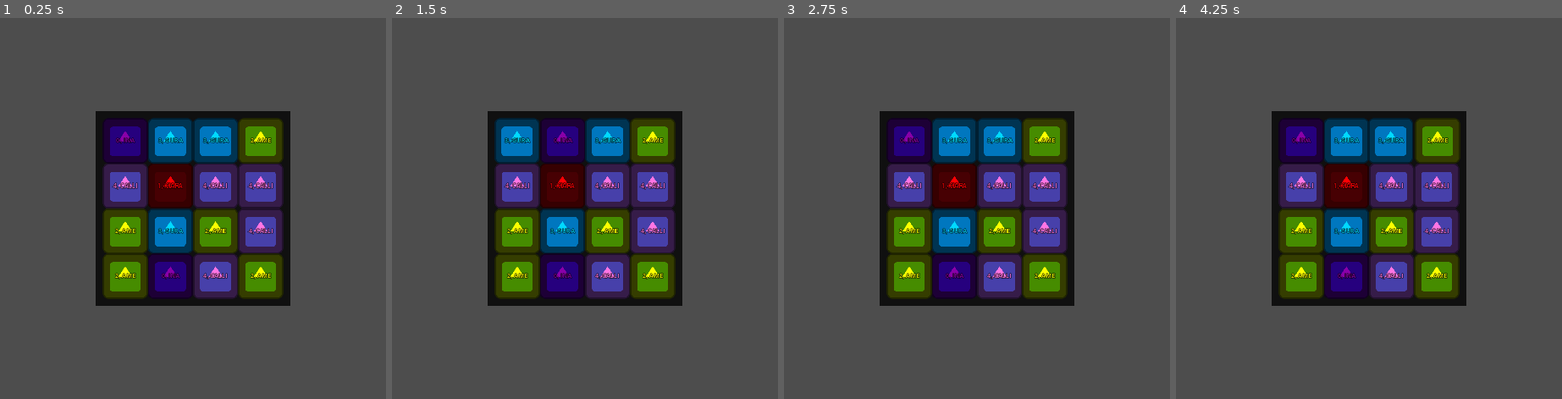
Above: before the commit, frames 1-4 (left to right).
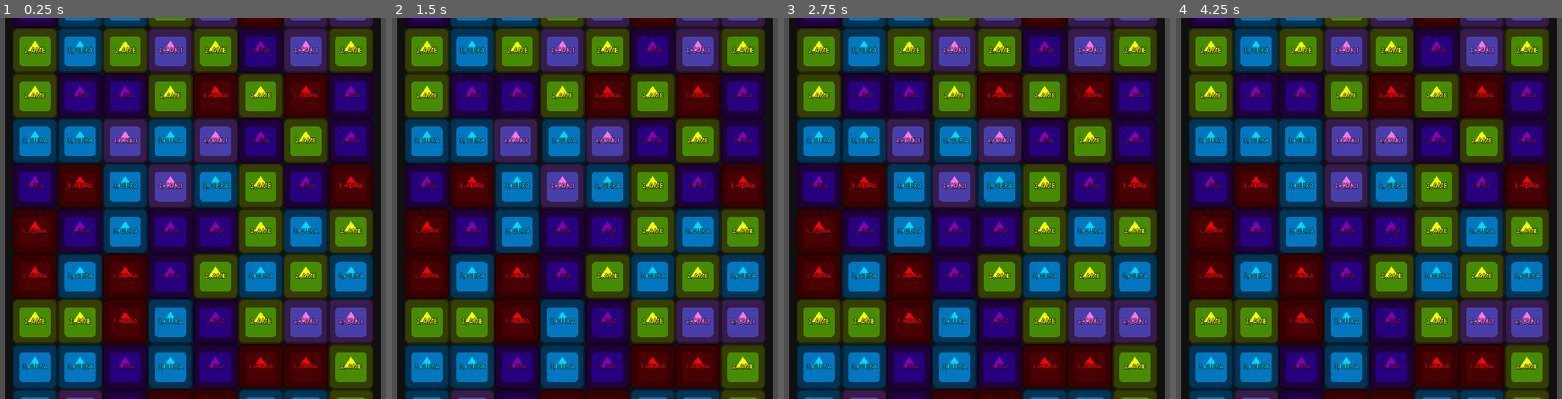
Above: after the commit, the same moments.

Repository: kuma-gee/holo-crush
Game: Godot game, scene res://src/game.tscn
Two runs of this game, one before a commit and one after it. Both use one fixed random seed, a clock stepped at 60 frames per second and the inputs below. The engine's default icon, where the game draws it, is replaced by a stand-in: a white triangle on a blue panel in a dark square.
Inputs (mouse positions are in pixels of both pictures, inside the frame that each line leads up to):
- Up to frame 1 (0.25 s): no input
- Up to frame 2 (1.5 s): tap Enter at 0.5 s; drag from (515, 139) to (654, 124) at 0.52 s; drag from (561, 139) to (550, 284) at 1.27 s
- Up to frame 3 (2.75 s): move the mouse to (1000, 139) at 2.02 s; tap Alt at 2.1 s; click (1000, 139) at 2.17 s
- Up to frame 4 (4.25 s): drag from (1438, 139) to (outside the picture) at 2.77 s; drag from (1299, 185) to (1403, 208) at 3.52 s

The runs differ from the first frame. In frame 1, 93% of the frame differs, in the area x 1-99%, y 0-100%; in frame 2, 95%; in frame 3, 94%; in frame 4, 95%.

Commit message:
fix collapse

Diff:
--- a/godot/src/game.tscn
+++ b/godot/src/game.tscn
@@ -50,8 +50,8 @@
 
 [node name="Data" type="Node" parent="."]
 script = ExtResource("3_3oo0b")
-width = 4
-height = 4
+width = 8
+height = 10
 debug = true
 
 [connection signal="processing" from="CenterContainer/MarginContainer/MarginContainer/Grid" to="." method="_on_grid_processing"]
--- a/godot/src/grid/data.gd
+++ b/godot/src/grid/data.gd
@@ -137,8 +137,7 @@
 
 func collapse_columns(check = true, fill = true):
 	for x in width:
-		var y = height-1
-		while y > 0:
+		for y in range(height-1, -1, -1):
 			if get_value(x, y) == null:
 				var yy = _first_non_null_above(x, y)
 				if yy == null:
@@ -146,9 +145,6 @@
 
 				_swap_value(Vector2i(x, yy), Vector2i(x, y))
 				moved.emit(Vector2i(x, yy), Vector2i(x, y))
-				y = yy
-			else:
-				y -= 1
 
 	if fill:
 		update.emit()
--- a/godot/src/grid/grid.gd
+++ b/godot/src/grid/grid.gd
@@ -42,6 +42,8 @@
 
 func _ready():
 	get_tree().get_root().size_changed.connect(_update_slots)
+
+	processing_finished.connect(func(): queue.append(func(): _refresh_slots()))
 
 	_init_slots()
 	data.created.connect(func(): queue.append(_create_pieces))
@@ -79,10 +81,6 @@
 			var x = filling.duplicate()
 			queue.append(func(): await _fill_pieces(x))
 
-			# make sure prod is always correct
-			if not data.debug:
-				queue.append(func(): _refresh_slots())
-
 			filling = []
 	)
 
@@ -143,9 +141,9 @@
 			var slot = _get_slot(Vector2i(x, y))
 
 			if slot.piece and slot.piece.type != type:
-				logger.warn("Slot is not showing the correct value")
-				var node = _spawn_piece(type)
-				slot.replace(node)
+				logger.warn("Slot is not showing the correct value: %s/%s" % [x, y])
+				#var node = _spawn_piece(type)
+				#slot.replace(node)
 
 func _create_pieces():
 	for x in data.width:
--- a/godot/src/piece/piece.gd
+++ b/godot/src/piece/piece.gd
@@ -22,12 +22,12 @@
 
 func move(dest: Vector2):
 	var tw = create_tween()
-	tw.tween_property(self, "global_position", dest, 0.5).set_trans(Tween.TRANS_BACK).set_ease(Tween.EASE_IN_OUT)
+	tw.tween_property(self, "global_position", dest, 5.0).set_trans(Tween.TRANS_BACK).set_ease(Tween.EASE_IN_OUT)
 	tw.finished.connect(func(): move_done.emit())
 
 func matched():
 	var tw = create_tween()
-	tw.tween_property(self, "scale", Vector2(0, 0), 1.0).set_trans(Tween.TRANS_BACK).set_ease(Tween.EASE_IN_OUT)
+	tw.tween_property(self, "scale", Vector2(0, 0), 2.0).set_trans(Tween.TRANS_BACK).set_ease(Tween.EASE_IN_OUT)
 	tw.finished.connect(func():
 		match_done.emit()
 		queue_free()
--- a/godot/tests/DataTest.gd
+++ b/godot/tests/DataTest.gd
@@ -72,6 +72,23 @@
 		[0, 1, 0, 2]
 	])
 
+func test_collapse_vertical():
+	var data = _create([
+		[1, 1, 1, 0],
+		[0, 1, 2, 0],
+		[0, 1, null, 2],
+		[0, 1, null, 2]
+	])
+
+	data.collapse_columns(false, false)
+
+	assert_eq_deep(data._data, [
+		[1, 1, null, 0],
+		[0, 1, null, 0],
+		[0, 1, 1, 2],
+		[0, 1, 2, 2]
+	])
+
 
 func test_fill_empty_vertical():
 	var data = _create([
@@ -85,9 +102,9 @@
 	data.fill_empty()
 
 	assert_signal_emit_count(data, 'filled', 3)
-	assert_signal_emitted_with_parameters(data, 'filled', [Vector2i(2, 0)], 2)
-	assert_signal_emitted_with_parameters(data, 'filled', [Vector2i(2, 1)], 1)
-	assert_signal_emitted_with_parameters(data, 'filled', [Vector2i(2, 2)], 0)
+	assert_signal_emitted_with_parameters(data, 'filled', [Vector2i(2, 0), 1], 2)
+	assert_signal_emitted_with_parameters(data, 'filled', [Vector2i(2, 1), 2], 1)
+	assert_signal_emitted_with_parameters(data, 'filled', [Vector2i(2, 2), 2], 0)
 
 	assert_eq_deep(data._data, [
 		[1, 1, 1, 0],
@@ -108,9 +125,9 @@
 	data.fill_empty()
 
 	assert_signal_emit_count(data, 'filled', 3)
-	assert_signal_emitted_with_parameters(data, 'filled', [Vector2i(3, 0)], 2)
-	assert_signal_emitted_with_parameters(data, 'filled', [Vector2i(2, 0)], 1)
-	assert_signal_emitted_with_parameters(data, 'filled', [Vector2i(1, 0)], 0)
+	assert_signal_emitted_with_parameters(data, 'filled', [Vector2i(3, 0), 1], 2)
+	assert_signal_emitted_with_parameters(data, 'filled', [Vector2i(2, 0), 2], 1)
+	assert_signal_emitted_with_parameters(data, 'filled', [Vector2i(1, 0), 2], 0)
 
 	assert_eq_deep(data._data, [
 		[1, 2, 2, 1],
@@ -159,9 +176,9 @@
 	assert_signal_emitted_with_parameters(data, 'moved', [Vector2i(0, 0), Vector2i(0, 3)])
 
 	assert_signal_emit_count(data, 'filled', 3)
-	assert_signal_emitted_with_parameters(data, 'filled', [Vector2i(0, 0)], 2)
-	assert_signal_emitted_with_parameters(data, 'filled', [Vector2i(0, 1)], 1)
-	assert_signal_emitted_with_parameters(data, 'filled', [Vector2i(0, 2)], 0)
+	assert_signal_emitted_with_parameters(data, 'filled', [Vector2i(0, 0), 1], 2)
+	assert_signal_emitted_with_parameters(data, 'filled', [Vector2i(0, 1), 0], 1)
+	assert_signal_emitted_with_parameters(data, 'filled', [Vector2i(0, 2), 0], 0)
 
 	assert_eq_deep(data._data, [
 		[1, 2, 1, 0],
@@ -190,9 +207,9 @@
 	assert_signal_emitted_with_parameters(data, 'moved', [Vector2i(3, 0), Vector2i(3, 1)], 2)
 
 	assert_signal_emit_count(data, 'filled', 3)
-	assert_signal_emitted_with_parameters(data, 'filled', [Vector2i(3, 0)], 2)
-	assert_signal_emitted_with_parameters(data, 'filled', [Vector2i(2, 0)], 1)
-	assert_signal_emitted_with_parameters(data, 'filled', [Vector2i(1, 0)], 0)
+	assert_signal_emitted_with_parameters(data, 'filled', [Vector2i(3, 0), 4], 2)
+	assert_signal_emitted_with_parameters(data, 'filled', [Vector2i(2, 0), 2], 1)
+	assert_signal_emitted_with_parameters(data, 'filled', [Vector2i(1, 0), 4], 0)
 
 	assert_eq_deep(data._data, [
 		[3, 4, 2, 4],
